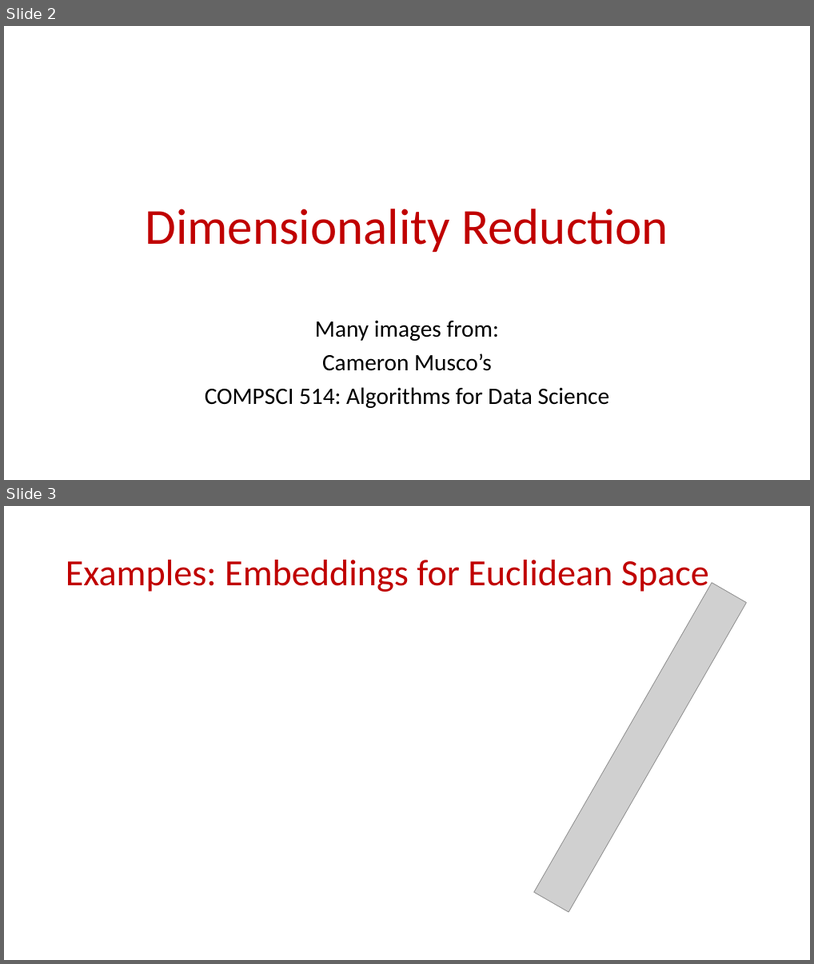
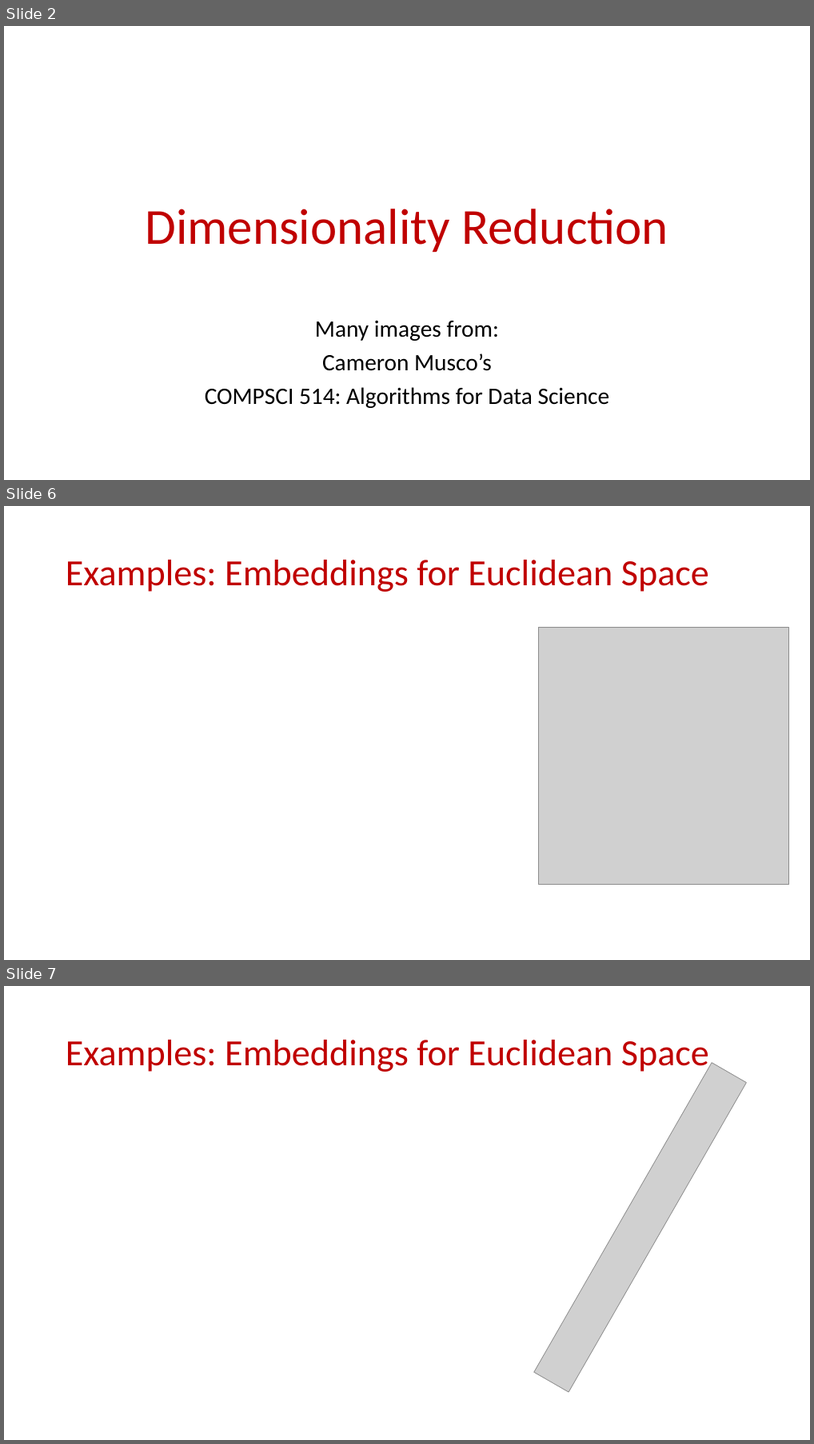
Before and after one commit to samsonzhou/samsonzhou.github.io, a slide deck: CSCE689-23/L8.pptx. Shown one above the other, each under a label of ours: slides 2 and 3 before the commit, slides 2, 6 and 7 after it; the slides between them are not shown. The pictures are 814x964 and 814x1444 pixels, drawn with LibreOffice and Linux fonts; fonts in the diff are those of the drawing; grey boxes stand for pictures. Boxes give left, top, right and bottom in pixels: in the first picture for what was removed or moved away, otherwise in the second. Text is boxed around its words. In the diff, an @@ line names an element or a change of style, - is before the commit and + after.

```diff
--- a/CSCE689-23/L8.pptx
+++ b/CSCE689-23/L8.pptx
@@ slide 6 added at (4,506,810,960), background #FFFFFF @@
@@ title added at (66,560,710,592), 44 pt, text #C00000 @@
+Examples: Embeddings for Euclidean Space
@@ picture added at (538,627,790,884) @@
@@ what was slide 3 is now slide 7 @@
```
Also in this commit, not shown: 3 other slides added, 1 other file.
